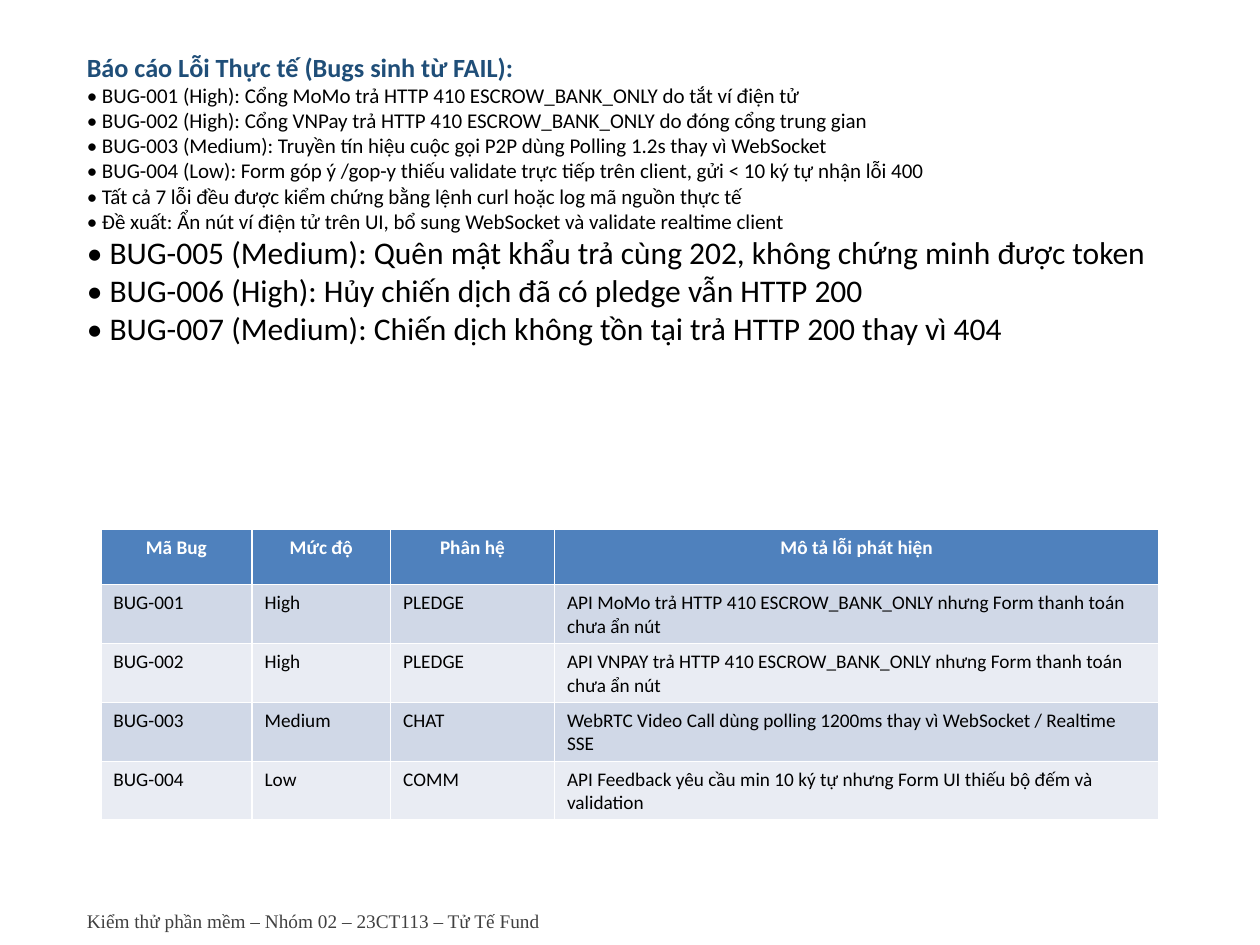
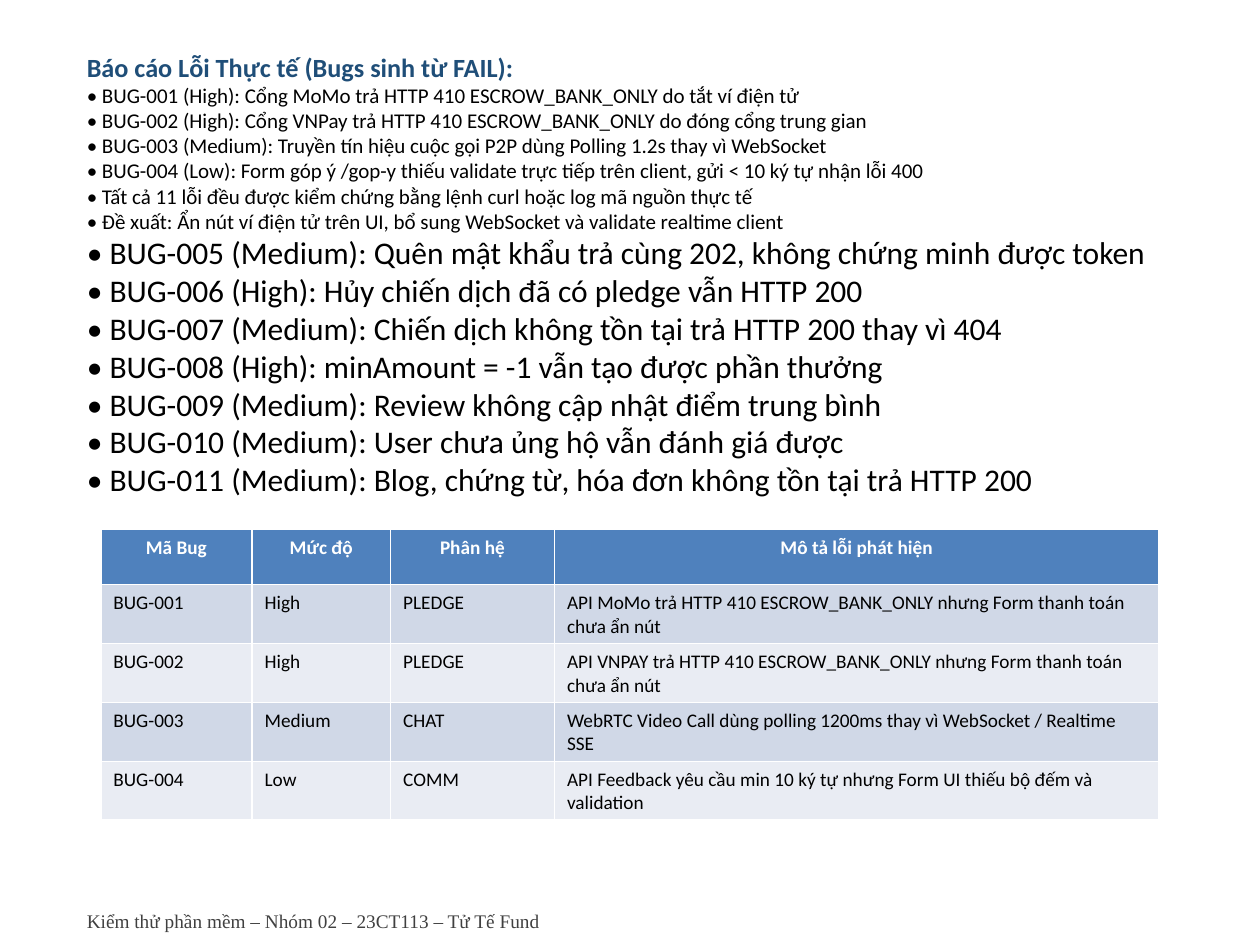
Before and after one commit to Escanor292/test, a slide deck: slide 8 of 23CT113_Nhom02_NenTangCrowdfunding(TuTeFund)/Word+ppt Báo Cáo/Ppt Báo cáo Nhóm 2 - 23CT113.pptx. Drawn at 1260x945 pixels with LibreOffice and Linux fonts; fonts in the diff are those of the drawing. Boxes give left, top, right and bottom in pixels: in the first picture for what was removed or moved away, otherwise in the second. Text is boxed around its words. In the diff, an @@ line names an element or a change of style, - is before the commit and + after.

Commit message:
Chấm lại các ca còn lệch bằng request và trang thật.
Các ca chỉ khớp mã HTTP được gọi lại đúng dữ liệu. Ca hệ thống không làm đúng việc trong Excel được hạ FAIL và ghi BUG-008 đến BUG-011.

```diff
--- a/23CT113_Nhom02_NenTangCrowdfunding(TuTeFund)/Word+ppt Báo Cáo/Ppt Báo cáo Nhóm 2 - 23CT113.pptx
+++ b/23CT113_Nhom02_NenTangCrowdfunding(TuTeFund)/Word+ppt Báo Cáo/Ppt Báo cáo Nhóm 2 - 23CT113.pptx
@@ text at box(102, 187, 752, 210): text changed @@
-• Tất cả 7 lỗi đều được kiểm chứng bằng lệnh curl hoặc log mã nguồn thực tế
+• Tất cả 11 lỗi đều được kiểm chứng bằng lệnh curl hoặc log mã nguồn thực tế
@@ text at box(110, 352, 1032, 497): paragraphs added @@
+• BUG-008 (High): minAmount = -1 vẫn tạo được phần thưởng
+• BUG-009 (Medium): Review không cập nhật điểm trung bình
+• BUG-010 (Medium): User chưa ủng hộ vẫn đánh giá được
+• BUG-011 (Medium): Blog, chứng từ, hóa đơn không tồn tại trả HTTP 200
```
Also in this commit, not shown: 3 other slides changed, 25 other files.
